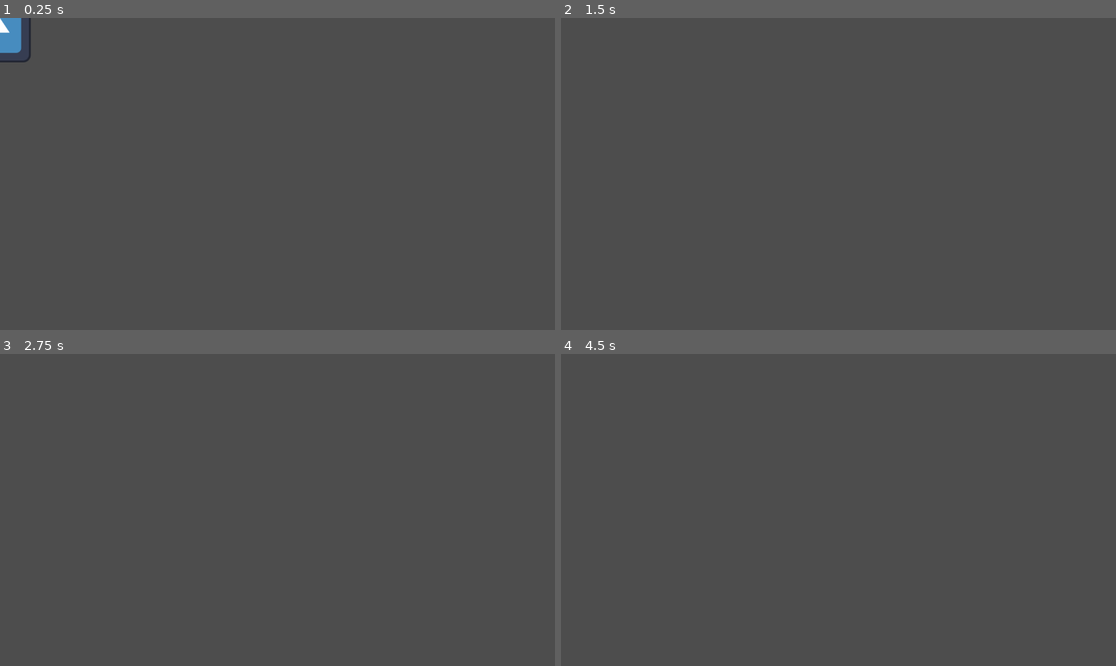
Above: before the commit, frames 1-4 (two rows, left to right).
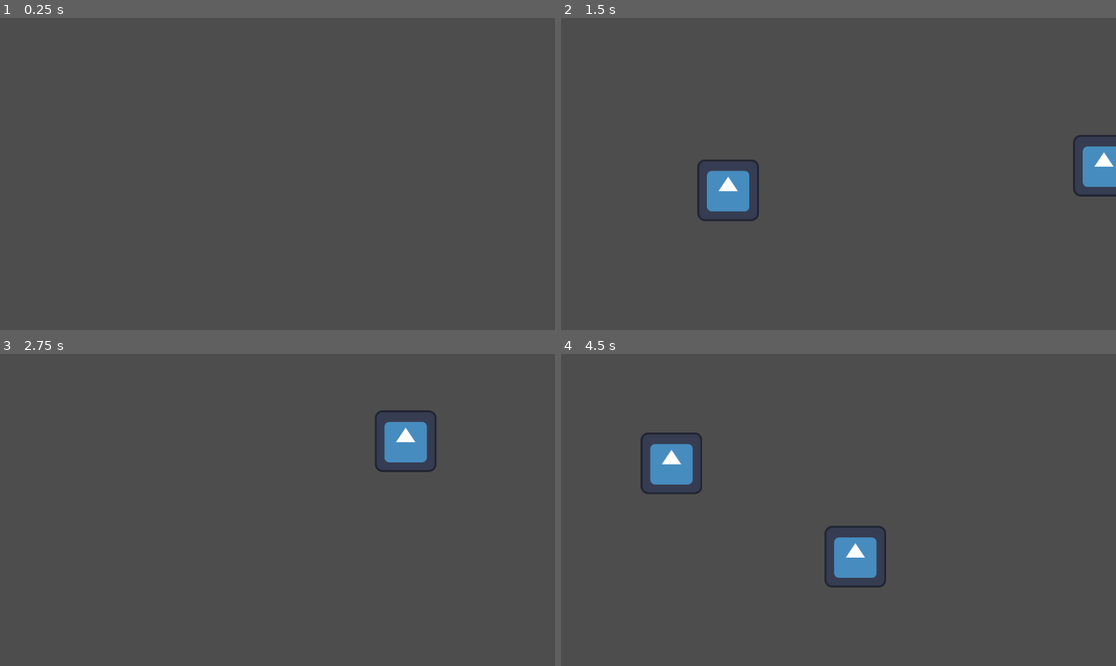
Above: after the commit, the same moments.

Repository: luisjimenez011/Gyro-Jelly
Game: Godot game, scene res://scenes/MainGame.tscn
Same seed, same stepped clock (60 frames per second), same inputs: the game is played once before the commit and once after it. Before the commit the project has no main scene; this scene is started directly in both runs. The engine's default icon, where the game draws it, is replaced by a stand-in: a white triangle on a blue panel in a dark square.
Inputs (mouse positions are in pixels of both pictures, inside the frame that each line leads up to):
- Up to frame 1 (0.25 s): no input
- Up to frame 2 (1.5 s): move the mouse to (960, 158) at 0.52 s; hold Right (ui_right) 0.53-1.28 s; click (960, 158) at 0.67 s; move the mouse to (727, 189) at 1.27 s; hold Down (ui_down) from 1.28 s (still down); click (727, 189) at 1.42 s
- Up to frame 3 (2.75 s): move the mouse to (333, 441) at 2.02 s; release Down (ui_down) at 2.03 s; hold Right (ui_right) from 2.03 s (still down); click (333, 441) at 2.17 s
- Up to frame 4 (4.5 s): move the mouse to (810, 572) at 2.77 s; release Right (ui_right) at 2.78 s; hold Up (ui_up) 2.78-3.53 s; click (810, 572) at 2.92 s; move the mouse to (1005, 556) at 3.52 s; hold Left (ui_left) from 3.53 s (still down); click (1005, 556) at 3.67 s; move the mouse to (672, 463) at 4.27 s; click (672, 463) at 4.42 s

The runs differ from the first frame. In frame 1, 0.5% of the frame differs, in the area x 0-6%, y 0-15%; in frame 2, 2.2%; in frame 3, 1.3%; in frame 4, 2.6%, in the area x 14-59%, y 25-75%.

Commit message:
feat(mechanic): sistema de spawn al hacer click y prefab

Diff:
--- /dev/null
+++ b/gyro-jelly/MainGame.tscn
@@ -0,0 +1,21 @@
+[gd_scene load_steps=3 format=3 uid="uid://efdnp1vcvsfp"]
+
+[ext_resource type="Texture2D" uid="uid://hffthwx42i1l" path="res://icon.svg" id="1_3tbxw"]
+
+[sub_resource type="RectangleShape2D" id="RectangleShape2D_e3m3f"]
+size = Vector2(209, 154)
+
+[node name="MainGame" type="Node2D"]
+
+[node name="Walls" type="StaticBody2D" parent="."]
+
+[node name="CollisionPolygon2D" type="CollisionPolygon2D" parent="Walls"]
+
+[node name="PlayerTest" type="RigidBody2D" parent="."]
+
+[node name="Sprite2D" type="Sprite2D" parent="PlayerTest"]
+texture = ExtResource("1_3tbxw")
+
+[node name="CollisionShape2D" type="CollisionShape2D" parent="PlayerTest"]
+position = Vector2(-1, 12)
+shape = SubResource("RectangleShape2D_e3m3f")
--- a/gyro-jelly/project.godot
+++ b/gyro-jelly/project.godot
@@ -11,6 +11,7 @@
 [application]
 
 config/name="Gyro-Jelly"
+run/main_scene="uid://eg2iad57n6r5"
 config/features=PackedStringArray("4.5", "Mobile")
 config/icon="res://icon.svg"
 
--- /dev/null
+++ b/gyro-jelly/scenes/Jelly.tscn
@@ -0,0 +1,15 @@
+[gd_scene load_steps=3 format=3 uid="uid://bkgjjp5l2rjey"]
+
+[ext_resource type="Texture2D" uid="uid://hffthwx42i1l" path="res://icon.svg" id="1_expv1"]
+
+[sub_resource type="RectangleShape2D" id="RectangleShape2D_e3m3f"]
+size = Vector2(209, 154)
+
+[node name="PlayerTest" type="RigidBody2D"]
+
+[node name="Sprite2D" type="Sprite2D" parent="."]
+texture = ExtResource("1_expv1")
+
+[node name="CollisionShape2D" type="CollisionShape2D" parent="."]
+position = Vector2(-1, 12)
+shape = SubResource("RectangleShape2D_e3m3f")
--- a/gyro-jelly/scenes/MainGame.tscn
+++ b/gyro-jelly/scenes/MainGame.tscn
@@ -1,21 +1,13 @@
 [gd_scene load_steps=3 format=3 uid="uid://eg2iad57n6r5"]
 
-[ext_resource type="Texture2D" uid="uid://hffthwx42i1l" path="res://icon.svg" id="1_3tbxw"]
-
-[sub_resource type="RectangleShape2D" id="RectangleShape2D_e3m3f"]
-size = Vector2(209, 154)
+[ext_resource type="Script" uid="uid://bqt4kvm5tih67" path="res://scripts/GameManager.gd" id="1_xej52"]
+[ext_resource type="PackedScene" uid="uid://bkgjjp5l2rjey" path="res://scenes/Jelly.tscn" id="2_xej52"]
 
 [node name="MainGame" type="Node2D"]
+position = Vector2(1, 0)
+script = ExtResource("1_xej52")
+jelly_scene = ExtResource("2_xej52")
 
 [node name="Walls" type="StaticBody2D" parent="."]
 
 [node name="CollisionPolygon2D" type="CollisionPolygon2D" parent="Walls"]
-
-[node name="PlayerTest" type="RigidBody2D" parent="."]
-
-[node name="Sprite2D" type="Sprite2D" parent="PlayerTest"]
-texture = ExtResource("1_3tbxw")
-
-[node name="CollisionShape2D" type="CollisionShape2D" parent="PlayerTest"]
-position = Vector2(-1, 12)
-shape = SubResource("RectangleShape2D_e3m3f")
--- a/gyro-jelly/scripts/GameManager.gd
+++ b/gyro-jelly/scripts/GameManager.gd
@@ -1,36 +1,42 @@
 extends Node2D
 
 # --- CONFIGURACIÓN ---
-# La fuerza con la que caerán las cosas
-var gravity_strength = 980
+# @export nos permite arrastrar el archivo .tscn desde el editor de Godot
+@export var jelly_scene: PackedScene
 
 func _ready():
-	print("GameManager cargado. El juego está listo.")
-	# Aseguramos que el input funcione
-	set_process_input(true)
+	print("GameManager listo. Haz CLIC para soltar fichas.")
 
 func _process(delta):
-	# Esta función corre en cada frame del juego
 	handle_gravity_input()
+
+# Detectamos el CLIC del ratón
+func _input(event):
+	# Si es un evento de ratón, se ha pulsado, y es el botón IZQUIERDO
+	if event is InputEventMouseButton and event.pressed and event.button_index == MOUSE_BUTTON_LEFT:
+		spawn_jelly(event.position)
+
+func spawn_jelly(posicion_click):
+	if jelly_scene == null:
+		print("ERROR: ¡No has asignado la escena Jelly en el Inspector!")
+		return
+
+	# 1. Instanciamos (creamos una copia en memoria)
+	var new_jelly = jelly_scene.instantiate()
+
+	# 2. Le damos la posición del clic
+	new_jelly.position = posicion_click
+
+	# 3. Lo añadimos al juego real como hijo de este nodo
+	add_child(new_jelly)
+	print("Gelatina creada en: ", posicion_click)
 
 func handle_gravity_input():
 	var new_gravity_vector = Vector2.ZERO
+	if Input.is_action_pressed("ui_up"): new_gravity_vector = Vector2.UP
+	elif Input.is_action_pressed("ui_down"): new_gravity_vector = Vector2.DOWN
+	elif Input.is_action_pressed("ui_left"): new_gravity_vector = Vector2.LEFT
+	elif Input.is_action_pressed("ui_right"): new_gravity_vector = Vector2.RIGHT
 
-	# Detectamos las flechas del teclado
-	if Input.is_action_pressed("ui_up"):    # Flecha Arriba
-		new_gravity_vector = Vector2.UP
-	elif Input.is_action_pressed("ui_down"):  # Flecha Abajo
-		new_gravity_vector = Vector2.DOWN
-	elif Input.is_action_pressed("ui_left"):  # Flecha Izquierda
-		new_gravity_vector = Vector2.LEFT
-	elif Input.is_action_pressed("ui_right"): # Flecha Derecha
-		new_gravity_vector = Vector2.RIGHT
-
-	# Si se pulsó alguna tecla, cambiamos la gravedad del mundo
 	if new_gravity_vector != Vector2.ZERO:
-		print("Cambiando gravedad a: ", new_gravity_vector)
-		PhysicsServer2D.area_set_param(
-			get_viewport().find_world_2d().space,
-			PhysicsServer2D.AREA_PARAM_GRAVITY_VECTOR,
-			new_gravity_vector
-		)
+		PhysicsServer2D.area_set_param(get_viewport().find_world_2d().space, PhysicsServer2D.AREA_PARAM_GRAVITY_VECTOR, new_gravity_vector)
Not shown, added: gyro-jelly/scripts/GameManager.gd.uid
